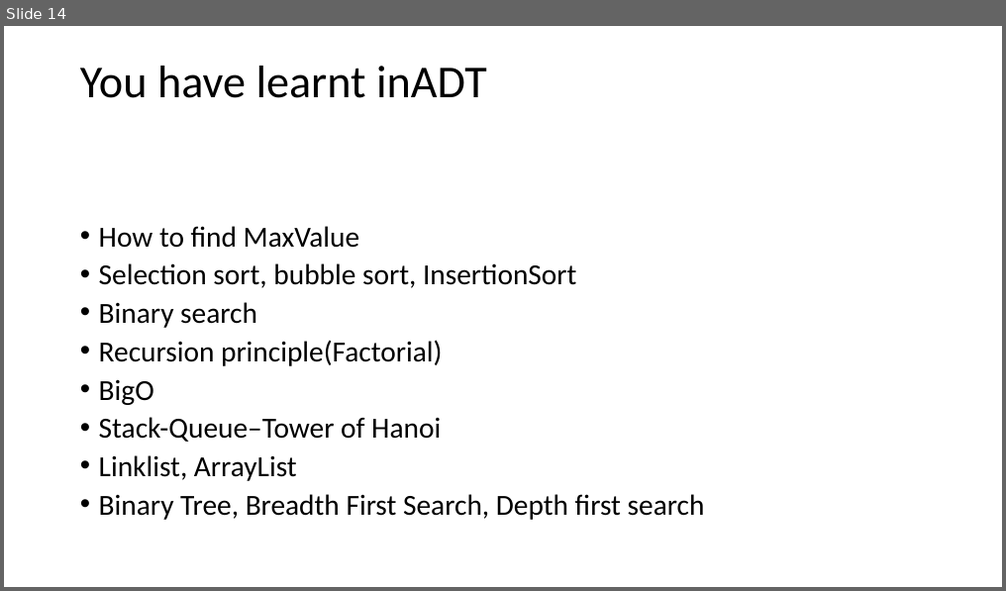
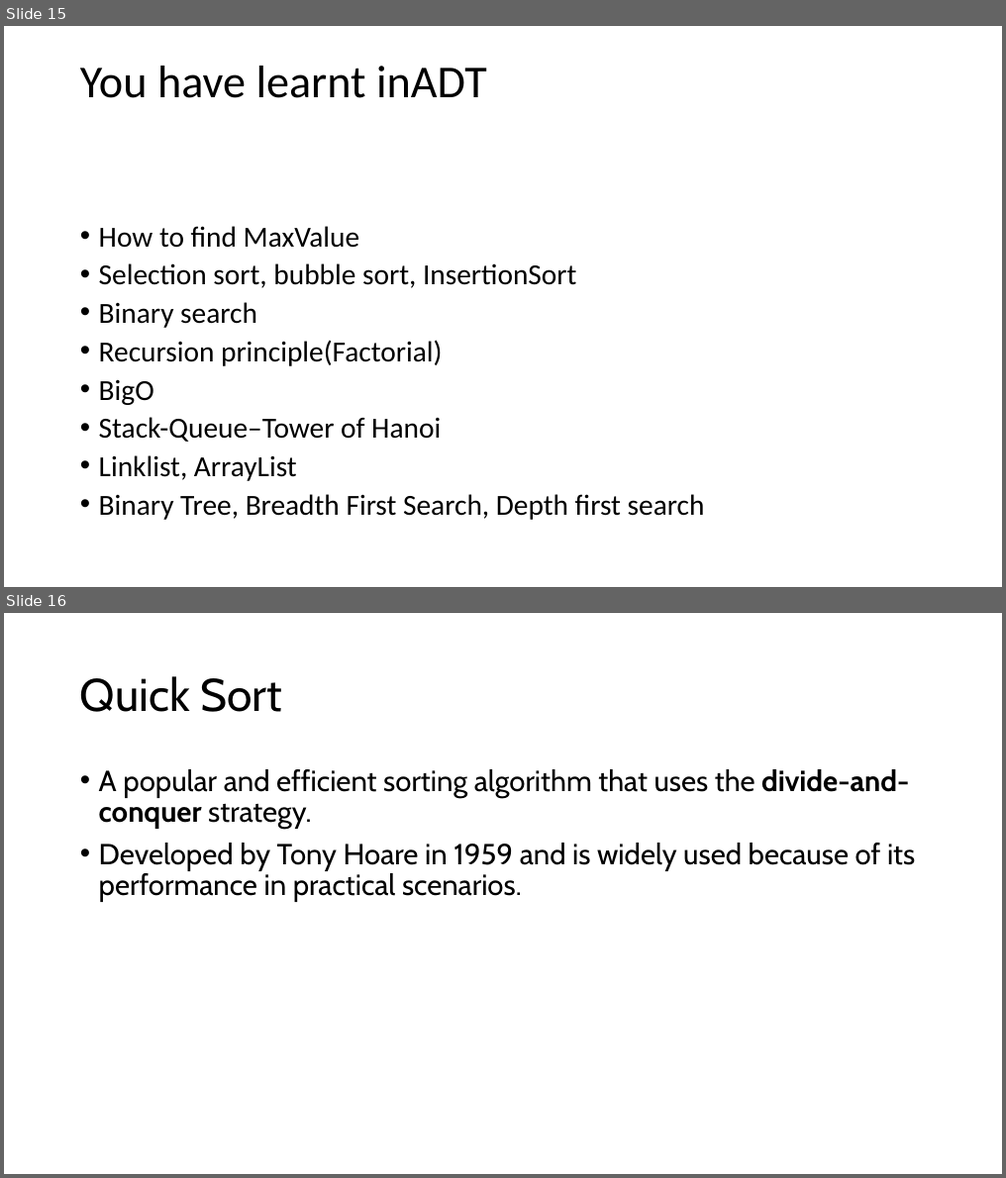
Before and after one commit to preenet/SE201, a slide deck: Week1_1.pptx. Shown one above the other, each under a label of ours: slide 14 before the commit, slides 15 and 16 after it. The pictures are 1006x591 and 1006x1178 pixels, drawn with LibreOffice and Linux fonts; fonts in the diff are those of the drawing. Boxes give left, top, right and bottom in pixels: in the first picture for what was removed or moved away, otherwise in the second. Text is boxed around its words. In the diff, an @@ line names an element or a change of style, - is before the commit and + after.

```diff
--- a/Week1_1.pptx
+++ b/Week1_1.pptx
@@ slide 16 added at (x1=4, y1=613, x2=1002, y2=1174), background #FFFFFF @@
@@ title added at (x1=80, y1=676, x2=282, y2=712), 44 pt, text #000000 @@
+Quick Sort
@@ text added at (x1=99, y1=769, x2=915, y2=902), 28 pt, text #000000 @@
+• A popular and efficient sorting algorithm that uses the divide-and-conquer strategy.
+• Developed by Tony Hoare in 1959 and is widely used because of its performance in practical scenarios.
@@ what was slide 14 is now slide 15 @@
```
Also in this commit, not shown: 1 slide changed, 4 other slides added, 1 slide removed, 9 other files.
